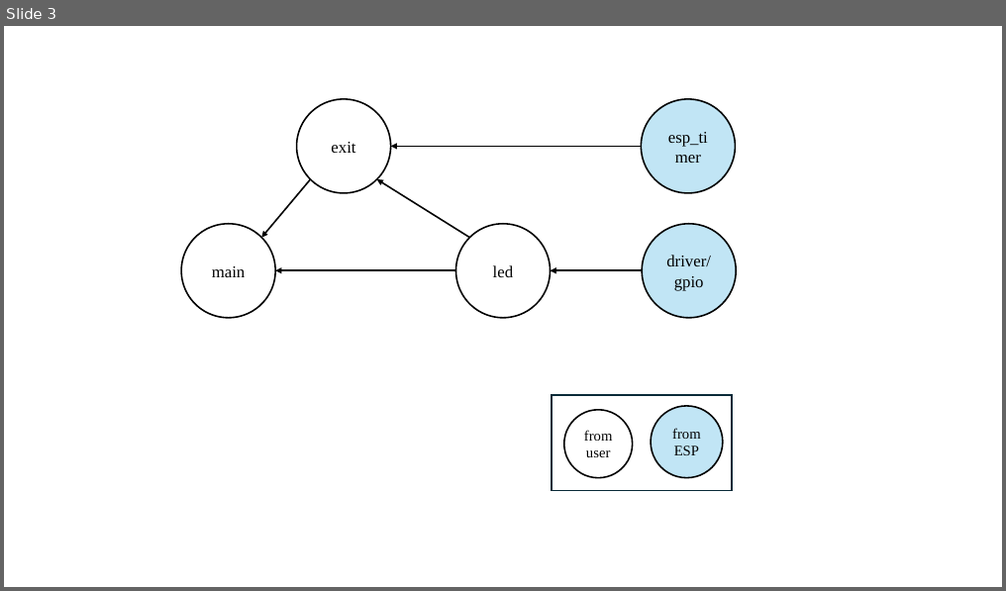
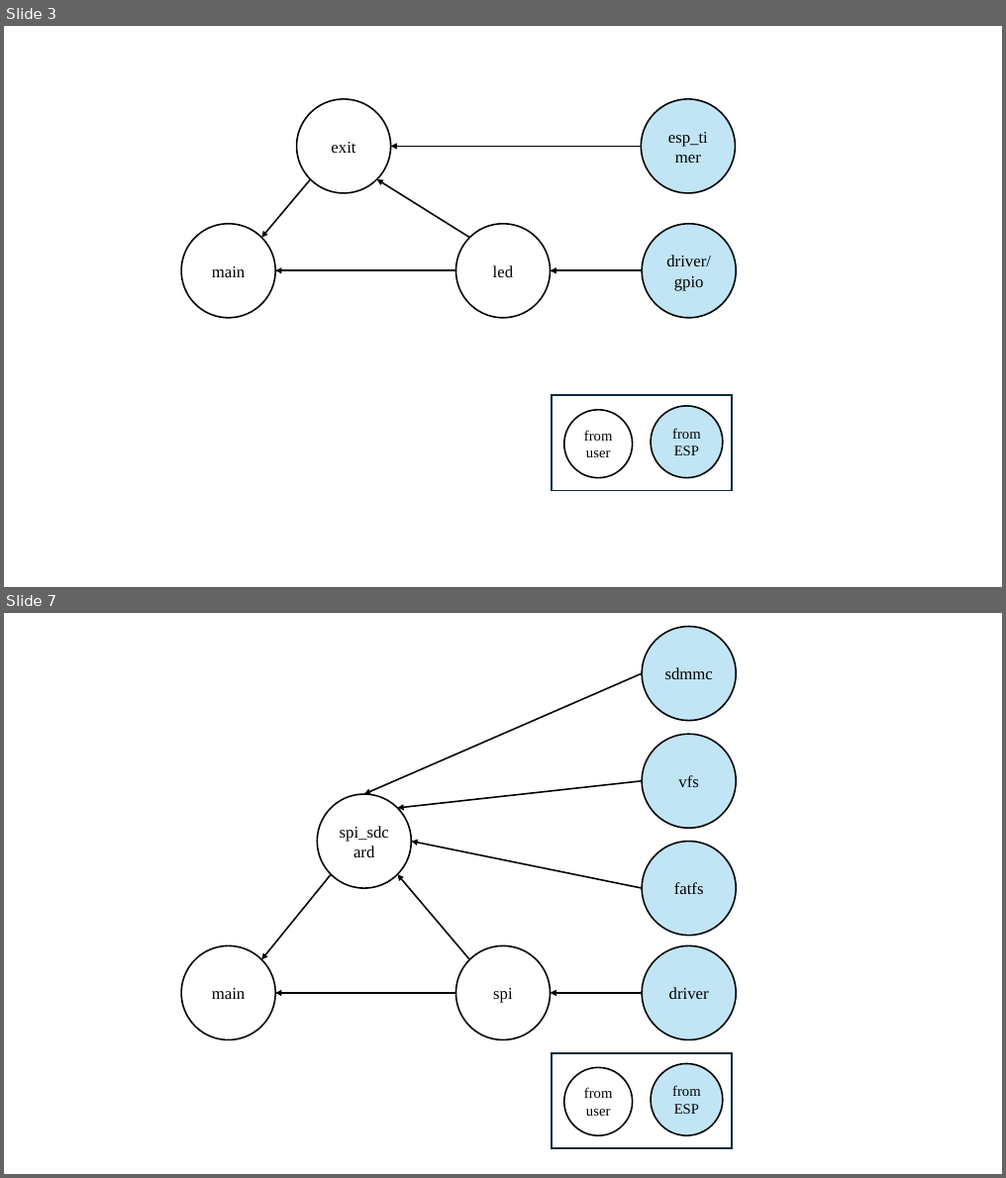
Before and after one commit to Shuaiwen-Cui/ESP_STUDY, a slide deck: PLOT/DEPENDENCY/dependency.pptx. Shown one above the other, each under a label of ours: slide 3 before the commit, slides 3 and 7 after it; the slides between them are not shown. The pictures are 1006x591 and 1006x1178 pixels, drawn with LibreOffice and Linux fonts; fonts in the diff are those of the drawing. Boxes give left, top, right and bottom in pixels: in the first picture for what was removed or moved away, otherwise in the second. Text is boxed around its words. In the diff, an @@ line names an element or a change of style, - is before the commit and + after.

```diff
--- a/PLOT/DEPENDENCY/dependency.pptx
+++ b/PLOT/DEPENDENCY/dependency.pptx
@@ slide 7 added at bbox=[4, 613, 1002, 1174], background #FFFFFF @@
@@ ellipse added at bbox=[642, 627, 737, 721], fill #C1E5F5, outline #000000 1.5 pt, 16 pt, text #000000 @@
+sdmmc
@@ arrow added from (642, 673) to (364, 794), #000000 1.5 pt @@
@@ ellipse added at bbox=[642, 735, 737, 829], fill #C1E5F5, outline #000000 1.5 pt, 16 pt, text #000000 @@
+vfs
@@ arrow added from (642, 781) to (398, 808), #000000 1.5 pt @@
@@ ellipse added at bbox=[317, 794, 411, 888], outline #000000 1.5 pt, 16 pt, text #000000 @@
+spi_sdcard
@@ arrow added from (642, 888) to (411, 842), #000000 1.5 pt @@
@@ ellipse added at bbox=[642, 842, 737, 936], fill #C1E5F5, outline #000000 1.5 pt, 16 pt, text #000000 @@
+fatfs
@@ arrow added from (331, 874) to (261, 959), #000000 1.5 pt @@
@@ arrow added from (469, 959) to (398, 874), #000000 1.5 pt @@
@@ ellipse added at bbox=[181, 947, 275, 1041], outline #000000 1.5 pt, 16 pt, text #000000 @@
+main
@@ ellipse added at bbox=[456, 947, 550, 1041], outline #000000 1.5 pt, 16 pt, text #000000 @@
+spi
@@ ellipse added at bbox=[642, 947, 737, 1041], fill #C1E5F5, outline #000000 1.5 pt, 16 pt, text #000000 @@
+driver
@@ arrow added from (456, 993) to (275, 993), #000000 1.5 pt @@
@@ arrow added from (642, 993) to (550, 993), #000000 1.5 pt @@
@@ rectangle added at bbox=[552, 1054, 733, 1149], outline #092A39 1.5 pt @@
@@ ellipse added at bbox=[564, 1068, 632, 1137], outline #000000 1.5 pt, 14 pt, text #000000 @@
+from user
@@ ellipse added at bbox=[650, 1063, 723, 1136], fill #C1E5F5, outline #000000 1.5 pt, 14 pt, text #000000 @@
+from ESP
```
Also in this commit, not shown: 4 other slides added, 1 slide removed, 8 other files.
